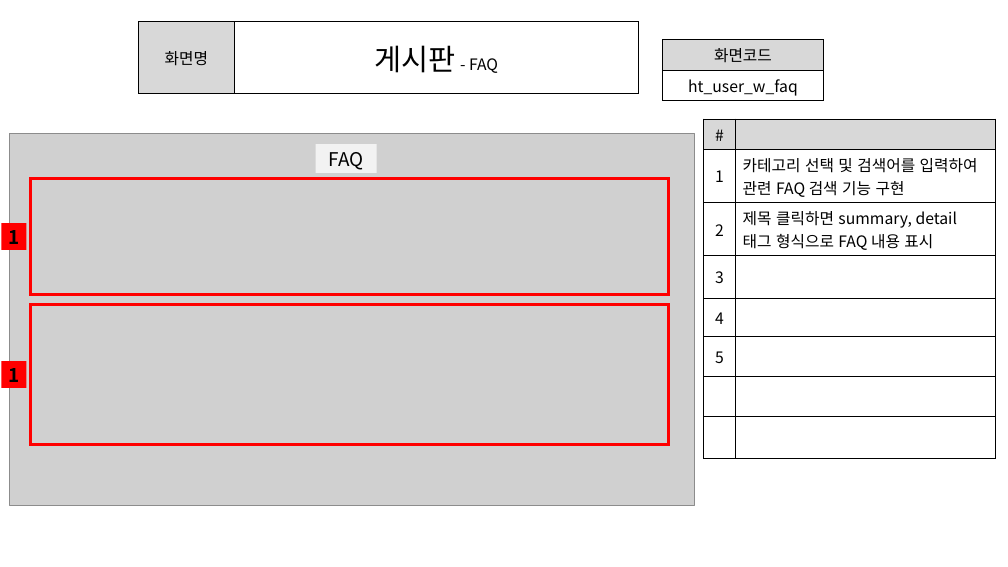
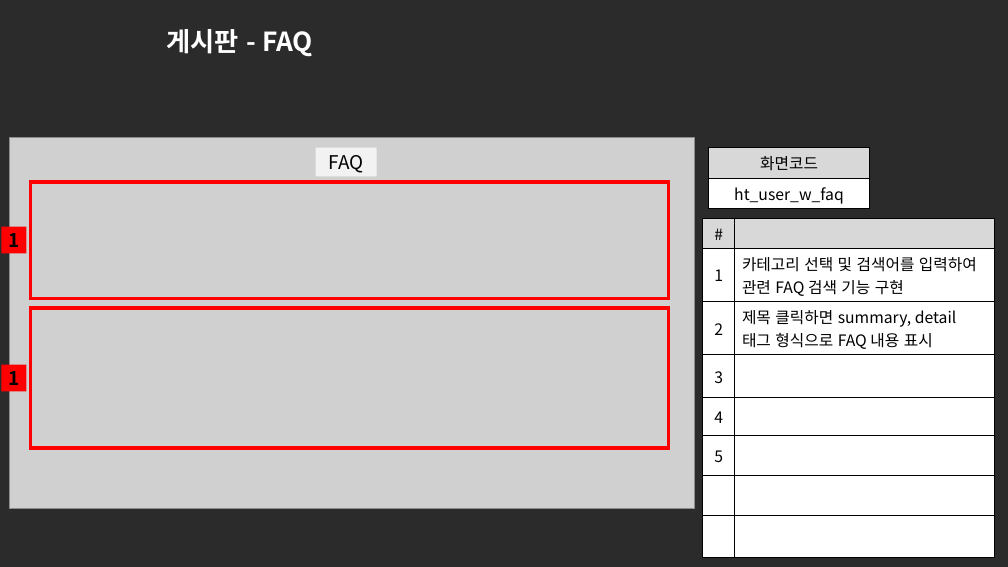
Before and after one commit to ezenteam2/e-Zone, a slide deck: slide 5 of 0 발표용 파워포인트/0403 1차발표/0403 project05 - 파워포인트 - 현태.pptx. Drawn at 1008x567 pixels with LibreOffice and Linux fonts; fonts in the diff are those of the drawing; grey boxes stand for pictures; background and template pictures are left out; a plain dark background stands for a picture behind light text. Boxes give left, top, right and bottom in pixels: in the first picture for what was removed or moved away, otherwise in the second. Text is boxed around its words. In the diff, an @@ line names an element or a change of style, - is before the commit and + after.

```diff
--- a/0 발표용 파워포인트/0403 1차발표/0403 project05 - 파워포인트 - 현태.pptx
+++ b/0 발표용 파워포인트/0403 1차발표/0403 project05 - 파워포인트 - 현태.pptx
@@ background #FFFFFF to picture (left out) @@
@@ table removed at (x1=139, y1=22, x2=639, y2=93), 1 rows, 2 columns @@
-화면명 | 게시판 - FAQ
@@ title added at (x1=167, y1=29, x2=313, y2=57), 25 pt, text #FFFFFF, bold @@
+게시판 - FAQ
@@ table moved from (x1=663, y1=40, x2=824, y2=100) to (x1=709, y1=147, x2=870, y2=208) @@
@@ rectangle moved from (x1=30, y1=178, x2=668, y2=295) to (x1=30, y1=182, x2=668, y2=299) @@
@@ rectangle "1" moved from (x1=2, y1=223, x2=26, y2=250) to (x1=2, y1=227, x2=26, y2=253) @@
@@ table moved from (x1=704, y1=119, x2=996, y2=439) to (x1=703, y1=218, x2=995, y2=538) @@
@@ rectangle added at (x1=870, y1=501, x2=885, y2=516), fill #194B57 @@
@@ rectangle added at (x1=870, y1=516, x2=885, y2=531), fill #472179 @@
```
Also in this commit, not shown: 19 other slides changed.
